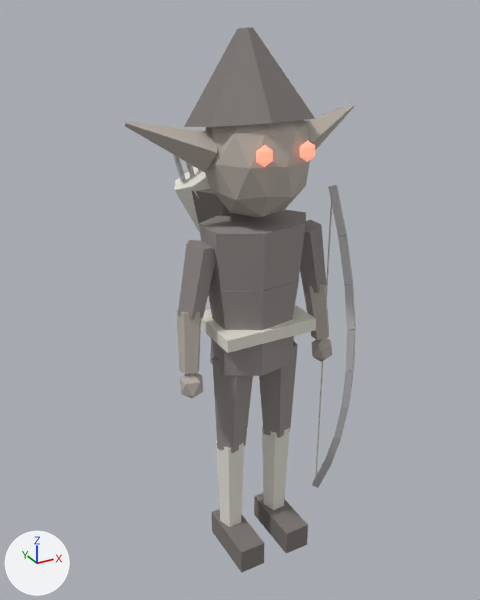
Two versions of the glTF model assets/models/arquero.glb, one commit apart.
Both versions are drawn from a 50 mm camera at (-0.858, -1.473, 1.573) aimed at (-0.02, 0.05, 0.811). Lighting does not change. The marker at lower left points along +X, +Y and +Z. The picture after the commit comes second. Vertices at exactly the same position are counted once.

In view in the first picture: 'Cuerpo'.
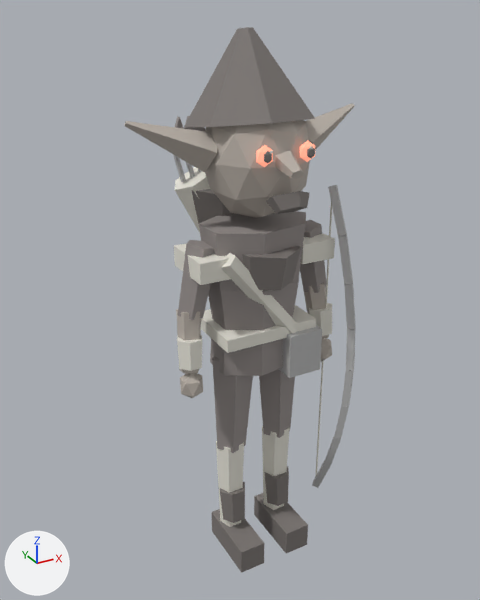
Location of each change, (x1, y1, x2, y2) in pixels of the pictures (480 x 600 px):
part 1 of me_cuerpo, added
    after: (174, 243, 231, 285)
part 2 of me_cuerpo, added
    after: (301, 233, 335, 264)
part 3 of me_cuerpo, added
    after: (264, 151, 272, 164)
part 4 of me_cuerpo, added
    after: (307, 148, 315, 158)
part 5 of me_cuerpo, added
    after: (242, 245, 301, 290)
part 6 of me_cuerpo, added
    after: (279, 325, 322, 378)
part 7 of me_cuerpo, added
    after: (175, 116, 332, 523)

What changed in the scene script:
```text
Change me_cuerpo:
    used by ob_cuerpo; location = (0.0, 0.0, 0.0)
    remove me_cuerpo.from_pydata(...)  # 356 vertices, 609 faces; spans x -0.33..0.33, y -0.18..0.23, z 0.0..1.53
    add me_cuerpo.from_pydata(...)  # 532 vertices, 889 faces; spans x -0.33..0.33, y -0.19..0.23, z 0.0..1.53
    me_cuerpo part 1: a new loose piece, a box spanning x -0.204..-0.1, y -0.08..0.08, z 0.94..0.996, in mat_trim (white #e7e5da)
    me_cuerpo part 2: a new loose piece, a box spanning x 0.1..0.204, y -0.08..0.08, z 0.94..0.996, in mat_trim (white #e7e5da)
    me_cuerpo part 3: a new loose piece, an icosphere of 20 faces spanning x -0.071..-0.049, y -0.161..-0.149, z 1.242..1.272, in mat_hair (grey #7c7673)
    me_cuerpo part 4: a new loose piece, an icosphere of 20 faces spanning x 0.049..0.071, y -0.161..-0.149, z 1.242..1.272, in mat_hair (grey #7c7673)
    me_cuerpo part 5: a new loose piece, an 8-sided cut cone along z (radius 0.094 by 0.152 at the low end, 0.109 by 0.176 at the high end) spanning x -0.109..0.109, y -0.156..0.196, z 0.904..1.0, in mat_hair (grey #7c7673)
    me_cuerpo part 6: a new loose piece, a box spanning x 0.044..0.148, y -0.12..-0.056, z 0.624..0.752, in mat_gear (grey #bcbcbc)
    me_cuerpo part 7
    78 vertices are added at x -0.25..0.25, y -0.19..0.19, z 0.11..1.31
    13 new vertices lie (0.04, 0.0, 0.0) away from vertices in x -0.12..0.06, y -0.14..0.19, z 0.11..1.26
    5 new vertices lie (0.24, 0.0, -0.29) away from vertices in x -0.15..-0.11, y -0.1..-0.06, z 0.98..1.01
    24 new faces join them, mat_cloth (grey #958e8b)
    56 new faces join them, mat_trim (white #e7e5da)
    16 new faces join them, mat_skin (grey #bcb3aa)
    56 new faces join them, mat_hair (grey #7c7673)
    other edits to the shape of me_cuerpo do not show in these pictures
```
